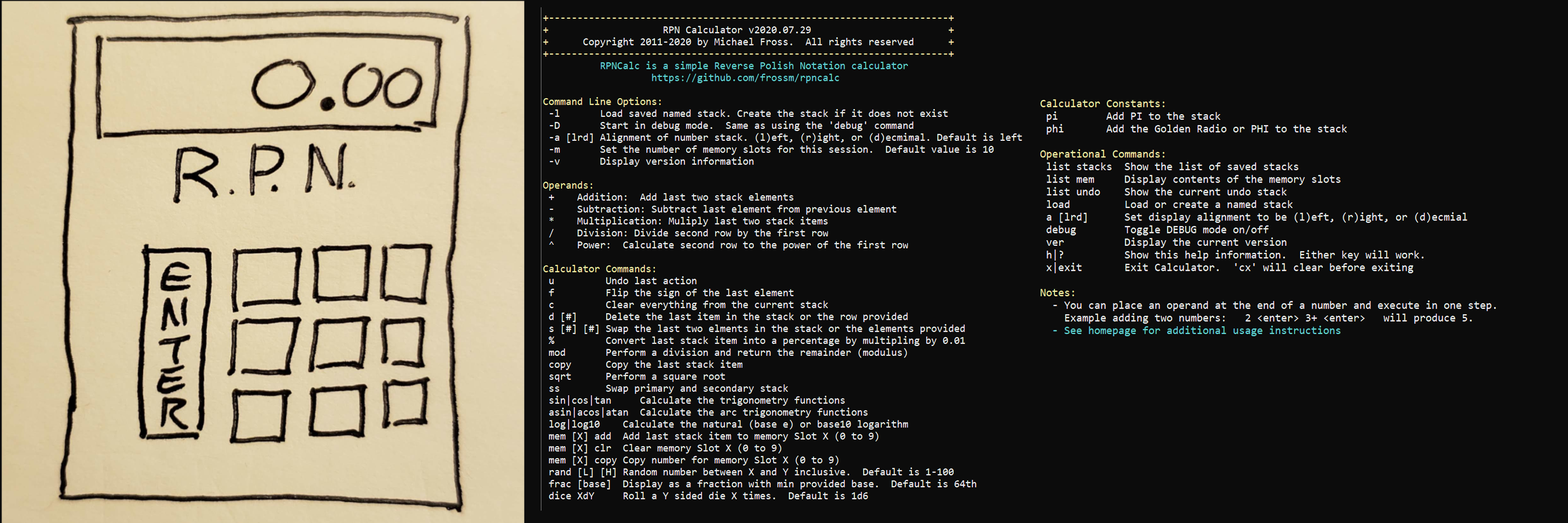
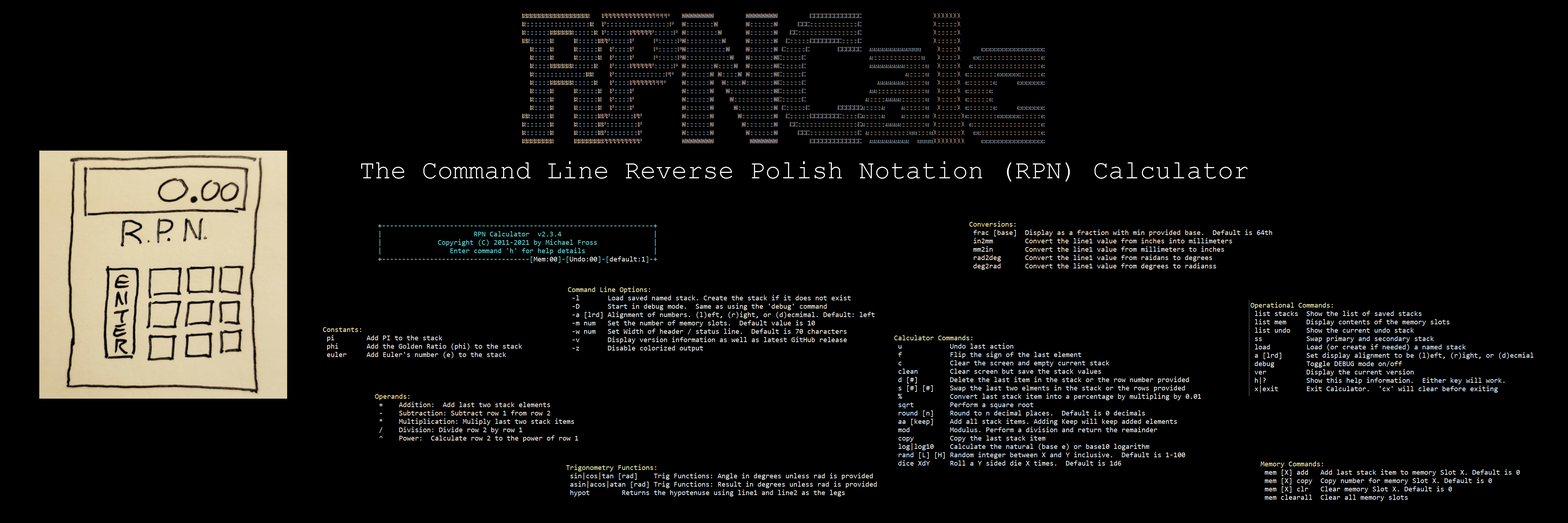
Revision of a layered 1568×523 image; what changed, layer by layer:
removed layer "Calc2" over (1039, 92, 1527, 347)
added layer "Operational Commands" above "Constants" over (1248, 299, 1534, 396)
added layer "Constants" above "Memory Commands" over (322, 327, 522, 359)
added layer "Memory Commands" above "Trig" over (1260, 460, 1520, 501)
added layer "Trig" above "Conversions" over (565, 464, 877, 497)
added layer "Conversions" above "Calc Commands" over (969, 221, 1273, 270)
added layer "Calc Commands" above "Operands" over (893, 335, 1202, 466)
added layer "Operands" above "Command Line Options" over (374, 393, 579, 442)
added layer "Command Line Options" above "Header" over (567, 286, 875, 352)
added layer "Header" above "PostIt" over (377, 223, 657, 263)
renamed "Calc1" to "PostIt", painted on it over (39, 7, 1036, 511)
renamed "PostIt" to "RPNCalc Text", painted on it over (1, 0, 1045, 523)
added layer "Tag Line" above "Background" over (361, 161, 1248, 182)
painted on "Background" over (0, 0, 1568, 523)
